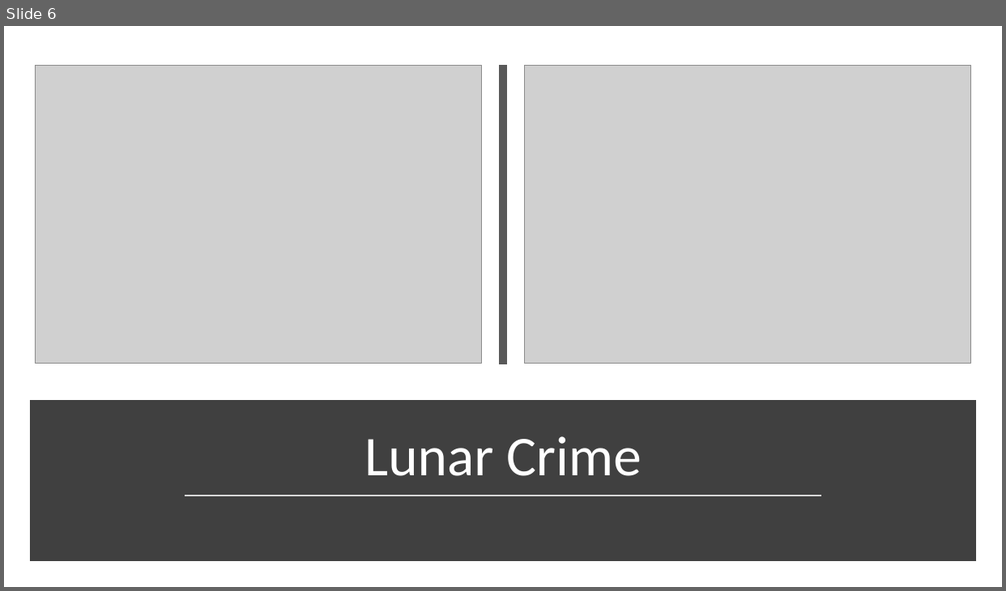
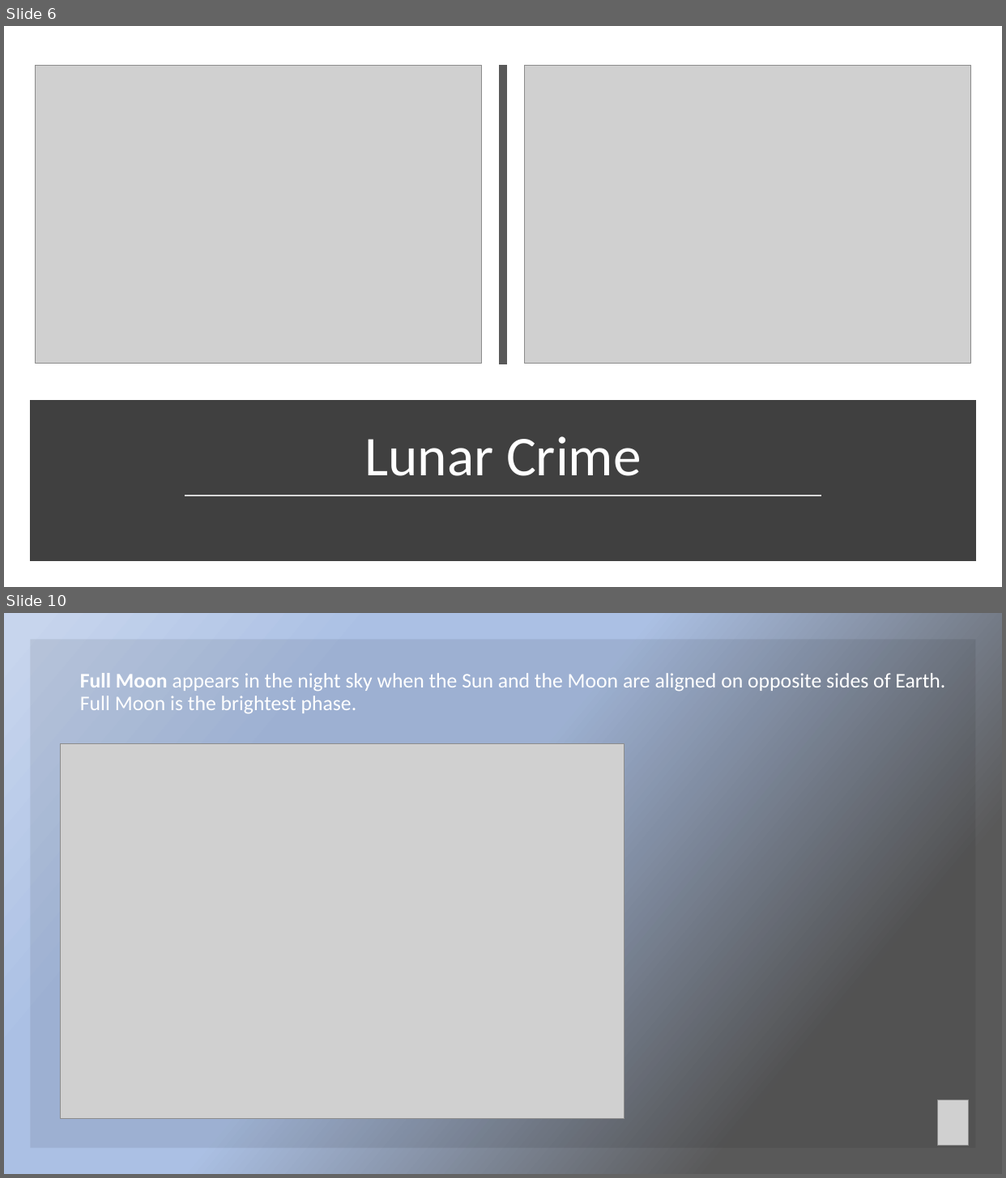
Before and after one commit to Nnothdurft/GroupC, a slide deck: Presentation.pptx. Shown one above the other, each under a label of ours: slide 6 before the commit, slides 6 and 10 after it; the slides between them are not shown. The pictures are 1006x591 and 1006x1178 pixels, drawn with LibreOffice and Linux fonts; fonts in the diff are those of the drawing; grey boxes stand for pictures. Boxes give left, top, right and bottom in pixels: in the first picture for what was removed or moved away, otherwise in the second. Text is boxed around its words. In the diff, an @@ line names an element or a change of style, - is before the commit and + after.

```diff
--- a/Presentation.pptx
+++ b/Presentation.pptx
@@ slide 10 added at box(4, 613, 1002, 1174), background gradient #595959 to #ABC0E4 to #C7D5ED @@
@@ rectangle added at box(30, 639, 976, 1148), fill #000000 at 8% opacity @@
@@ title added at box(80, 673, 945, 713), 20 pt, text #FFFFFF @@
+Full Moon appears in the night sky when the Sun and the Moon are aligned on opposite sides of Earth. Full Moon is the brightest phase.
@@ picture added at box(61, 744, 624, 1120) @@
@@ picture added at box(938, 1101, 968, 1146) @@
```
Also in this commit, not shown: 6 other slides added, 3 other files.
